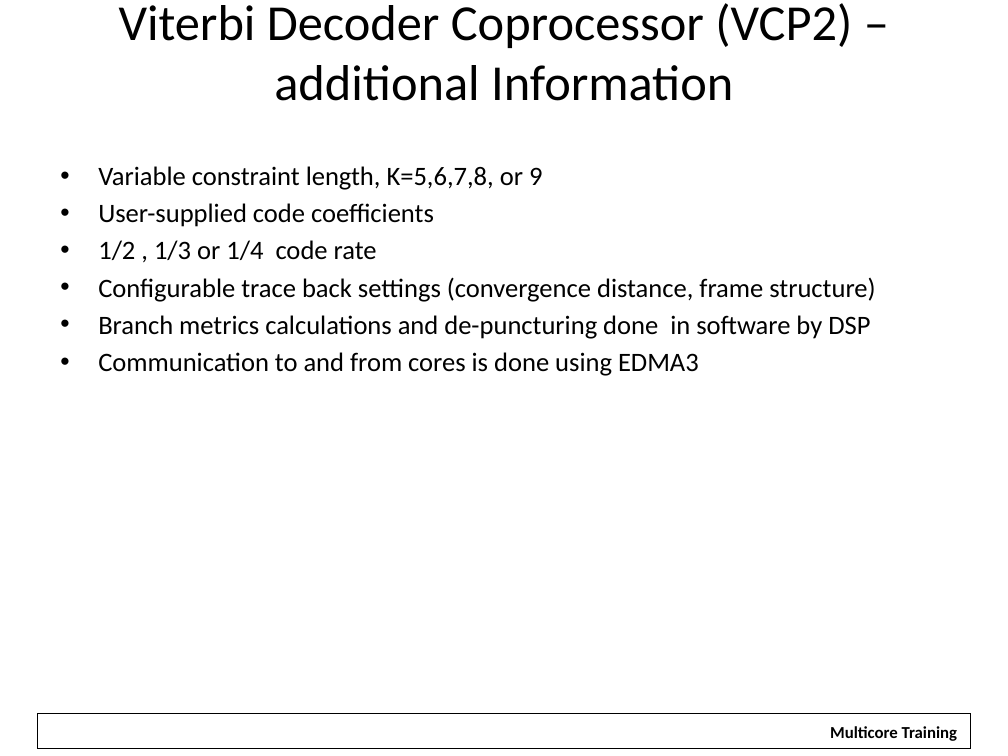
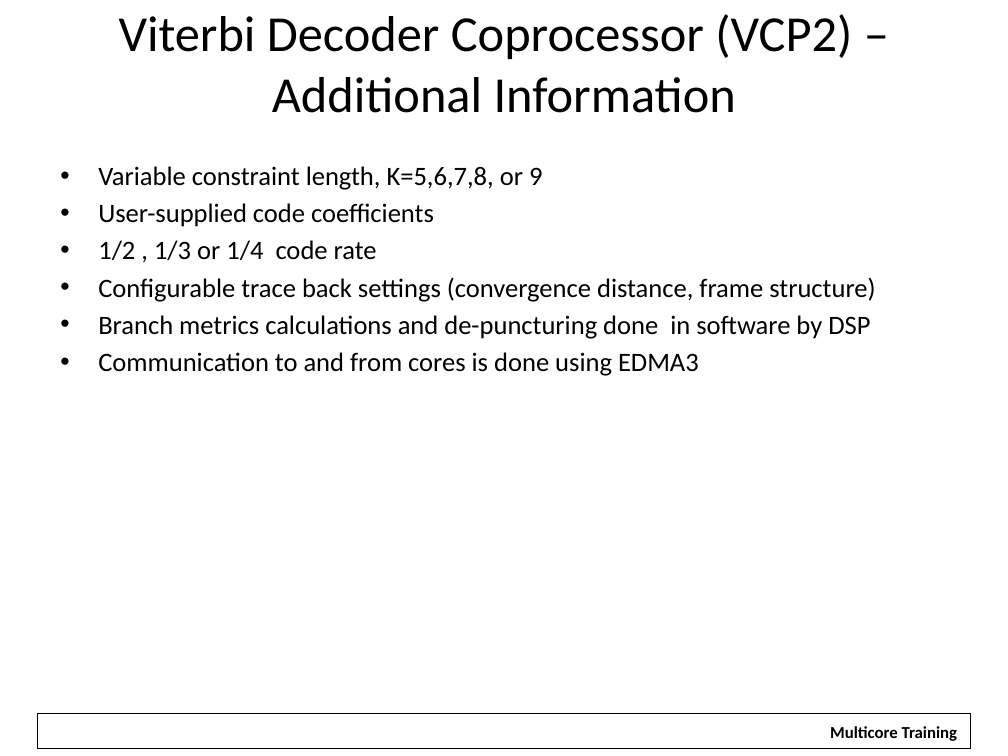
Before and after one commit to hari1989/keystone-workshop, a slide deck: slide 34 of slides/KeyStone Overview.pptx. Drawn at 1008x756 pixels with LibreOffice and Linux fonts; fonts in the diff are those of the drawing; background and template pictures are left out. Boxes give left, top, right and bottom in pixels: in the first picture for what was removed or moved away, otherwise in the second. Text is boxed around its words. In the diff, an @@ line names an element or a change of style, - is before the commit and + after.

```diff
--- a/slides/KeyStone Overview.pptx
+++ b/slides/KeyStone Overview.pptx
@@ title at (119,14,852,113): text changed @@
-Viterbi Decoder Coprocessor (VCP2) – additional Information
+Viterbi Decoder Coprocessor (VCP2) – Additional Information
```
Also in this commit, not shown: 17 other slides changed, 1 slide added, 2 slides removed.
